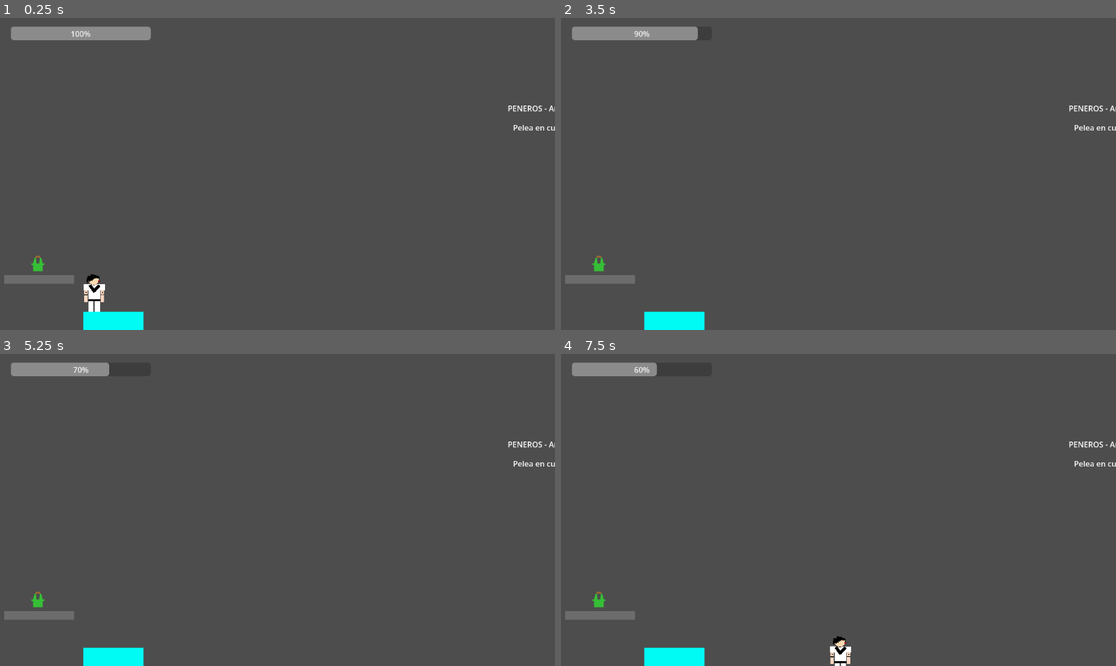
Above: before the commit, frames 1-4 (two rows, left to right).
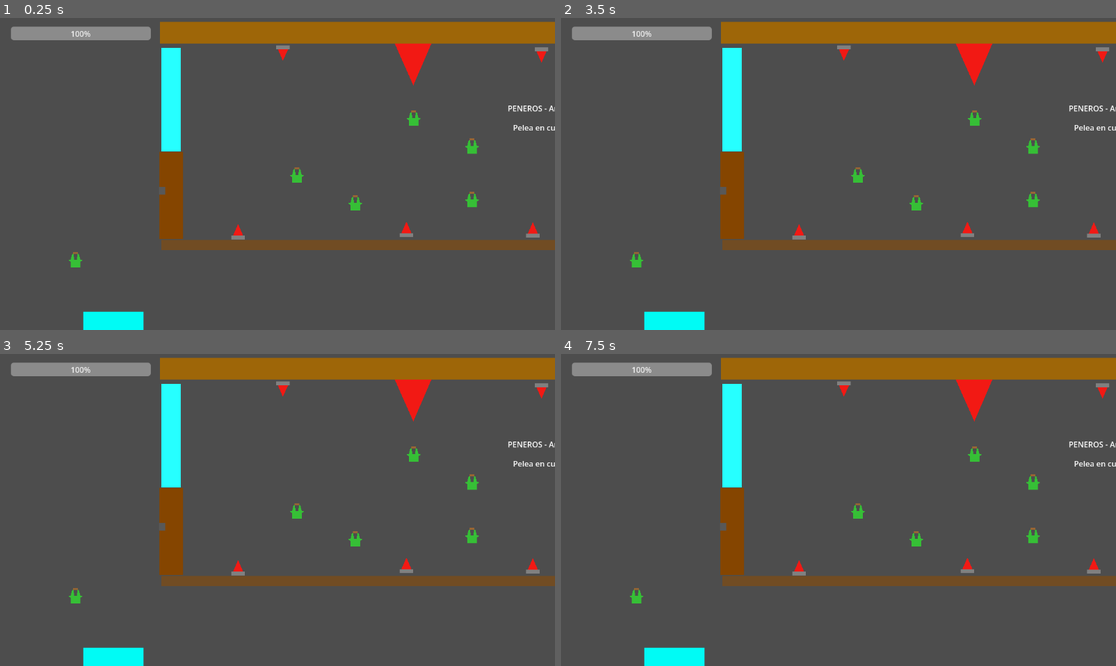
Above: after the commit, the same moments.

Repository: werfelyesid/pe-eros
Game: Godot game, scene res://arena.tscn
Same seed, same stepped clock (60 frames per second), same inputs: the game is played once before the commit and once after it.
Inputs:
- Up to frame 1 (0.25 s): no input
- Up to frame 2 (3.5 s): tap Enter at 0.5, 2.75 s; hold D (simon_right) 0.53-2.03 s; tap Keypad 0 (cami_hit) at 0.6 s; tap Up (cami_jump) at 0.77, 1.52, 3.02 s; tap Left (cami_left) at 1.35 s; tap Space at 2 s; hold A (simon_left) 2.03-2.78 s; hold Right (cami_right) 2.03-2.78 s; hold D (simon_right) from 2.78 s (still down); tap Caps Lock (simon_hit) at 2.85 s
- Up to frame 3 (5.25 s): tap Keypad 0 (cami_hit) at 3.6 s; tap Up (cami_jump) at 3.77, 4.52 s; release D (simon_right) at 4.28 s; hold A (simon_left) 4.28-5.03 s; tap Left (cami_left) at 4.35 s; tap Space at 5 s; hold D (simon_right) from 5.03 s (still down); hold Right (cami_right) from 5.03 s (still down)
- Up to frame 4 (7.5 s): release D (simon_right) at 5.78 s; release Right (cami_right) at 5.78 s; hold A (simon_left) 5.78-7.28 s; tap Caps Lock (simon_hit) at 5.85 s; tap Up (cami_jump) at 6.02, 6.77 s; tap Enter at 6.5 s; tap Keypad 0 (cami_hit) at 6.6 s; hold D (simon_right) from 7.28 s (still down); tap Left (cami_left) at 7.35 s

The runs differ from the first frame. In frame 1, 12% of the frame differs, in the area x 0-100%, y 1-95%; in frame 2, 12%; in frame 3, 12%; in frame 4, 12%, in the area x 0-100%, y 1-100%.

Commit message:
areglando mapa

Diff:
--- a/arena.tscn
+++ b/arena.tscn
@@ -15,13 +15,13 @@
 size = Vector2(133, 256)
 
 [sub_resource type="RectangleShape2D" id="RectangleShape2D_pbtuc"]
-size = Vector2(151.54825, 263.87625)
+size = Vector2(160.12537, 252.69304)
 
 [sub_resource type="RectangleShape2D" id="RectangleShape2D_fu4bq"]
 size = Vector2(133, 245)
 
 [sub_resource type="RectangleShape2D" id="RectangleShape2D_yokb4"]
-size = Vector2(134.56499, 249)
+size = Vector2(142.64276, 249)
 
 [sub_resource type="RectangleShape2D" id="RectangleShape2D_35c7g"]
 size = Vector2(128, 337)
@@ -37,6 +37,18 @@
 
 [sub_resource type="RectangleShape2D" id="RectangleShape2D_nb1nt"]
 size = Vector2(149, 16.75)
+
+[sub_resource type="RectangleShape2D" id="RectangleShape2D_u834y"]
+size = Vector2(171, 20.5)
+
+[sub_resource type="RectangleShape2D" id="RectangleShape2D_w3v2p"]
+size = Vector2(1027, 15)
+
+[sub_resource type="RectangleShape2D" id="RectangleShape2D_1s3fb"]
+size = Vector2(1029.5, 44)
+
+[sub_resource type="RectangleShape2D" id="RectangleShape2D_1pekq"]
+size = Vector2(36, 214.5)
 
 [node name="arena" type="Node2D" unique_id=934070439]
 position = Vector2(0, 2)
@@ -96,22 +108,26 @@
 position = Vector2(10, 17)
 
 [node name="PinchoS1" parent="Obstacles" unique_id=650470898 instance=ExtResource("5_pincho")]
-position = Vector2(340, 911)
+position = Vector2(578, 54)
+rotation = -3.123496
 
 [node name="PinchoS2" parent="Obstacles" unique_id=2027871779 instance=ExtResource("5_pincho")]
-position = Vector2(398, 911)
+position = Vector2(485, 425)
 
 [node name="PinchoS3" parent="Obstacles" unique_id=324030318 instance=ExtResource("5_pincho")]
-position = Vector2(740, 911)
+position = Vector2(1096, 421)
 
 [node name="PinchoS4" parent="Obstacles" unique_id=807205551 instance=ExtResource("5_pincho")]
-position = Vector2(1140, 916)
+position = Vector2(834, 420)
 
 [node name="PinchoS5" parent="Obstacles" unique_id=591150758 instance=ExtResource("5_pincho")]
-position = Vector2(1206, 916)
+position = Vector2(848, 57)
+rotation = 3.1364613
+scale = Vector2(4, 4)
 
 [node name="PinchoS6" parent="Obstacles" unique_id=913819212 instance=ExtResource("5_pincho")]
-position = Vector2(705, 911)
+position = Vector2(1114, 57.999992)
+rotation = -3.1457214
 
 [node name="PinchoColumnaIzq" parent="Obstacles" unique_id=929948017 instance=ExtResource("5_pincho")]
 position = Vector2(200, 900)
@@ -122,16 +138,58 @@
 [node name="Items" type="Node2D" parent="." unique_id=675366392]
 
 [node name="Pocion1" parent="Items" unique_id=406463891 instance=ExtResource("6_pocion")]
-position = Vector2(80, 510)
+position = Vector2(556, 737)
+
+[node name="Pocion1" parent="Items/Pocion1" unique_id=1713925047 instance=ExtResource("6_pocion")]
+position = Vector2(-398, -235)
 
 [node name="Pocion2" parent="Items" unique_id=788512546 instance=ExtResource("6_pocion")]
-position = Vector2(729, 682)
+position = Vector2(859, 208)
+
+[node name="Pocion2" parent="Items/Pocion2" unique_id=1973461887 instance=ExtResource("6_pocion")]
+position = Vector2(-242, 118)
+
+[node name="Pocion3" parent="Items/Pocion2" unique_id=1549269307 instance=ExtResource("6_pocion")]
+position = Vector2(748, 233)
+
+[node name="Pocion2" parent="Items/Pocion2/Pocion3" unique_id=770141903 instance=ExtResource("6_pocion")]
+position = Vector2(-912, 429)
+
+[node name="Pocion3" parent="Items/Pocion2/Pocion3" unique_id=453433063 instance=ExtResource("6_pocion")]
+position = Vector2(-627, -175)
+
+[node name="Pocion2" parent="Items/Pocion2/Pocion3/Pocion3" unique_id=1917047025 instance=ExtResource("6_pocion")]
+position = Vector2(-242, 118)
+
+[node name="Pocion3" parent="Items/Pocion2/Pocion3/Pocion3" unique_id=45833337 instance=ExtResource("6_pocion")]
+position = Vector2(0, 111)
+
+[node name="Pocion2" parent="Items/Pocion2/Pocion3/Pocion3/Pocion3" unique_id=1279587268 instance=ExtResource("6_pocion")]
+position = Vector2(605, 326)
+
+[node name="Pocion3" parent="Items/Pocion2/Pocion3/Pocion3/Pocion3" unique_id=948750824 instance=ExtResource("6_pocion")]
+position = Vector2(-3197, -572)
+
+[node name="Pocion2" parent="Items/Pocion2/Pocion3/Pocion3/Pocion3/Pocion3" unique_id=457920820 instance=ExtResource("6_pocion")]
+position = Vector2(-242, 118)
+
+[node name="Pocion3" parent="Items/Pocion2/Pocion3/Pocion3/Pocion3/Pocion3" unique_id=1097567265 instance=ExtResource("6_pocion")]
+position = Vector2(859, 208)
+
+[node name="Pocion2" parent="Items/Pocion2/Pocion3/Pocion3/Pocion3/Pocion3/Pocion3" unique_id=1279599316 instance=ExtResource("6_pocion")]
+position = Vector2(1937, 743)
+
+[node name="Pocion3" parent="Items/Pocion2/Pocion3/Pocion3/Pocion3/Pocion3/Pocion3" unique_id=2046419137 instance=ExtResource("6_pocion")]
+position = Vector2(1620, 707)
+
+[node name="Pocion2" parent="Items/Pocion2/Pocion3/Pocion3/Pocion3/Pocion3/Pocion3/Pocion3" unique_id=1450050391 instance=ExtResource("6_pocion")]
+position = Vector2(-242, 118)
 
 [node name="Pocion3" parent="Items" unique_id=1028717921 instance=ExtResource("6_pocion")]
 position = Vector2(1136, 781)
 
 [node name="simon" type="CharacterBody2D" parent="." unique_id=232331421]
-position = Vector2(192.99994, 529)
+position = Vector2(147, 899)
 scale = Vector2(0.36919957, 0.31312642)
 script = ExtResource("1_444vf")
 
@@ -145,8 +203,8 @@
 monitoring = false
 
 [node name="CollisionShape2D" type="CollisionShape2D" parent="simon/AttackArea" unique_id=211174591]
-position = Vector2(89.24788, 91.11095)
-scale = Vector2(0.8027611, 0.9478669)
+position = Vector2(94.57944, 98.98511)
+scale = Vector2(0.8027611, 0.94786686)
 shape = SubResource("RectangleShape2D_pbtuc")
 
 [node name="ColorRect" type="ColorRect" parent="simon" unique_id=1165935230]
@@ -298,7 +356,7 @@
 stream = ExtResource("4_fu4bq")
 
 [node name="cami" type="CharacterBody2D" parent="." unique_id=874087326]
-position = Vector2(1333.0001, 547)
+position = Vector2(1541.0001, 868)
 scale = Vector2(0.3368193, 0.3294254)
 script = ExtResource("3_27ga2")
 
@@ -311,7 +369,8 @@
 monitoring = false
 
 [node name="CollisionShape2D" type="CollisionShape2D" parent="cami/AttackArea" unique_id=27172387]
-position = Vector2(-76.52945, 82.51283)
+position = Vector2(-80.566895, 82.51294)
+scale = Vector2(0.9999999, 0.99999964)
 shape = SubResource("RectangleShape2D_yokb4")
 
 [node name="ColorRect" type="ColorRect" parent="cami" unique_id=1281581900]
@@ -465,7 +524,7 @@
 [node name="StaticBody2D4" type="StaticBody2D" parent="." unique_id=1396694773]
 
 [node name="CollisionShape2D" type="CollisionShape2D" parent="StaticBody2D4" unique_id=1675198818]
-position = Vector2(82.5, 542)
+position = Vector2(-10, 703)
 shape = SubResource("RectangleShape2D_g8a64")
 
 [node name="ColorRect" type="ColorRect" parent="StaticBody2D4/CollisionShape2D" unique_id=26132873]
@@ -474,6 +533,7 @@
 offset_right = 72.5
 offset_bottom = 8.0
 color = Color(0.42365062, 0.42365065, 0.42365062, 1)
+metadata/_edit_use_anchors_ = true
 
 [node name="StaticBody2D5" type="StaticBody2D" parent="." unique_id=1101885825]
 
@@ -499,3 +559,96 @@
 offset_right = 74.0
 offset_bottom = 7.0
 color = Color(0.45452422, 0.45452428, 0.45452422, 1)
+
+[node name="StaticBody2D6" type="StaticBody2D" parent="." unique_id=506755413]
+
+[node name="CollisionShape2D" type="CollisionShape2D" parent="StaticBody2D6" unique_id=1291526629]
+position = Vector2(1713, 718)
+shape = SubResource("RectangleShape2D_u834y")
+
+[node name="ColorRect" type="ColorRect" parent="StaticBody2D6/CollisionShape2D" unique_id=1779431811]
+offset_left = -80.0
+offset_top = -13.0
+offset_right = 89.0
+offset_bottom = 9.0
+color = Color(0, 0, 0, 1)
+metadata/_edit_use_anchors_ = true
+
+[node name="StaticBody2D7" type="StaticBody2D" parent="." unique_id=1345350495]
+
+[node name="CollisionShape2D" type="CollisionShape2D" parent="StaticBody2D7" unique_id=475847429]
+position = Vector2(847.5, 465.5)
+shape = SubResource("RectangleShape2D_w3v2p")
+
+[node name="ColorRect" type="ColorRect" parent="StaticBody2D7/CollisionShape2D" unique_id=1026380510]
+offset_left = -511.5
+offset_top = -6.5
+offset_right = 524.5
+offset_bottom = 14.0
+color = Color(0.4418442, 0.29914498, 0.13662684, 1)
+
+[node name="CollisionShape2D2" type="CollisionShape2D" parent="StaticBody2D7" unique_id=1848423612]
+position = Vector2(842.25, 33)
+shape = SubResource("RectangleShape2D_1s3fb")
+
+[node name="ColorRect" type="ColorRect" parent="StaticBody2D7/CollisionShape2D2" unique_id=1655923163]
+offset_left = -509.25
+offset_top = -27.0
+offset_right = 516.75
+offset_bottom = 18.0
+color = Color(0.6209709, 0.4013227, 0.031160522, 1)
+
+[node name="ColorRect" type="ColorRect" parent="StaticBody2D7" unique_id=877976636]
+offset_left = 332.0
+offset_top = 276.0
+offset_right = 381.0
+offset_bottom = 457.0
+color = Color(0.5202216, 0.26877183, 9.62615e-08, 1)
+
+[node name="ColorRect" type="ColorRect" parent="StaticBody2D7/ColorRect" unique_id=1844607994]
+layout_mode = 0
+offset_left = -1.0
+offset_top = 73.0
+offset_right = 12.0
+offset_bottom = 89.0
+color = Color(0.34407577, 0.34407574, 0.34407574, 1)
+
+[node name="ColorRect2" type="ColorRect" parent="StaticBody2D7/ColorRect" unique_id=2000318941]
+layout_mode = 0
+offset_left = 988.0
+offset_top = -1.0
+offset_right = 1037.0
+offset_bottom = 180.0
+color = Color(0.5202216, 0.26877183, 9.62615e-08, 1)
+
+[node name="ColorRect" type="ColorRect" parent="StaticBody2D7/ColorRect/ColorRect2" unique_id=2065509887]
+layout_mode = 0
+offset_left = 37.0
+offset_top = 63.0
+offset_right = 50.0
+offset_bottom = 79.0
+color = Color(0.34407577, 0.34407574, 0.34407574, 1)
+
+[node name="CollisionShape2D3" type="CollisionShape2D" parent="StaticBody2D7" unique_id=994655545]
+position = Vector2(349, 166.25)
+shape = SubResource("RectangleShape2D_1pekq")
+
+[node name="ColorRect" type="ColorRect" parent="StaticBody2D7/CollisionShape2D3" unique_id=696920207]
+offset_left = -13.0
+offset_top = -106.25
+offset_right = 27.0
+offset_bottom = 108.5
+color = Color(0.14901961, 1, 1, 1)
+metadata/_edit_use_anchors_ = true
+
+[node name="CollisionShape2D3" type="CollisionShape2D" parent="StaticBody2D7/CollisionShape2D3" unique_id=389149772]
+position = Vector2(989, 6.75)
+shape = SubResource("RectangleShape2D_1pekq")
+
+[node name="ColorRect" type="ColorRect" parent="StaticBody2D7/CollisionShape2D3/CollisionShape2D3" unique_id=311870137]
+offset_left = -13.0
+offset_top = -106.25
+offset_right = 27.0
+offset_bottom = 108.5
+color = Color(0.14901961, 1, 1, 1)
+metadata/_edit_use_anchors_ = true
--- a/cami.gd
+++ b/cami.gd
@@ -1,12 +1,12 @@
 extends CharacterBody2D
 
-@export var speed := 350.0
-@export var jump_velocity := -700.0
-@export var gravity := 800.0
+@export var speed := 500
+@export var jump_velocity := -600
+@export var gravity := 600
 @export var attack_cooldown := 1.60
-@export var attack_damage := 1
-@export var vida := 100
-@export var vida_maxima := 100
+@export var attack_damage := 20
+@export var vida := 1000
+@export var vida_maxima := 1000
 @export var head_turn_degrees := 18.0
 @export var head_turn_speed := 14.0
 
--- a/pincho.gd
+++ b/pincho.gd
@@ -1,7 +1,7 @@
 extends Area2D
 
 @export var dano := 10
-@export var fuerza_rebote := 650.0
+@export var fuerza_rebote := 1000
 
 func _ready() -> void:
 	body_entered.connect(_on_body_entered)
--- a/pocion.gd
+++ b/pocion.gd
@@ -1,6 +1,6 @@
 extends Area2D
 
-@export var curacion := 25
+@export var curacion := 50
 
 func _ready() -> void:
 	body_entered.connect(_on_body_entered)
--- a/simon.gd
+++ b/simon.gd
@@ -1,12 +1,12 @@
 extends CharacterBody2D
 
-@export var speed := 350.0
-@export var jump_velocity := -700.0
-@export var gravity := 800.0
+@export var speed := 200
+@export var jump_velocity := -800
+@export var gravity :=300
 @export var attack_cooldown := 1.60
-@export var attack_damage := 1
-@export var vida := 100
-@export var vida_maxima := 100
+@export var attack_damage := 10
+@export var vida := 1000
+@export var vida_maxima := 1000
 @export var head_turn_degrees := 18.0
 @export var head_turn_speed := 14.0
 
Not shown: 1 places in arena.tscn that only renumber resources
